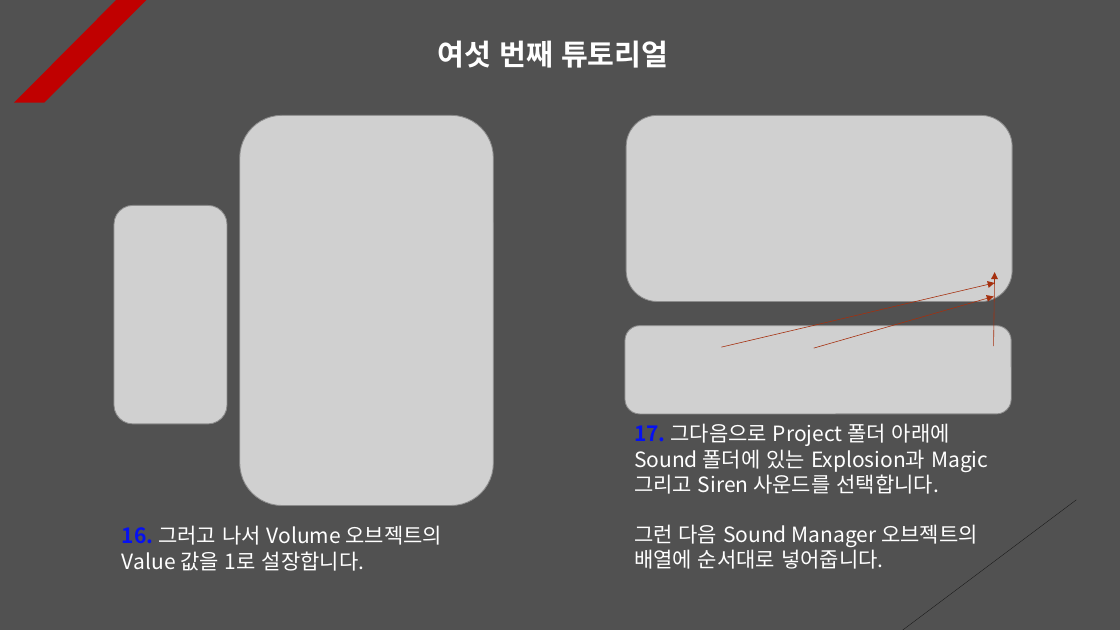
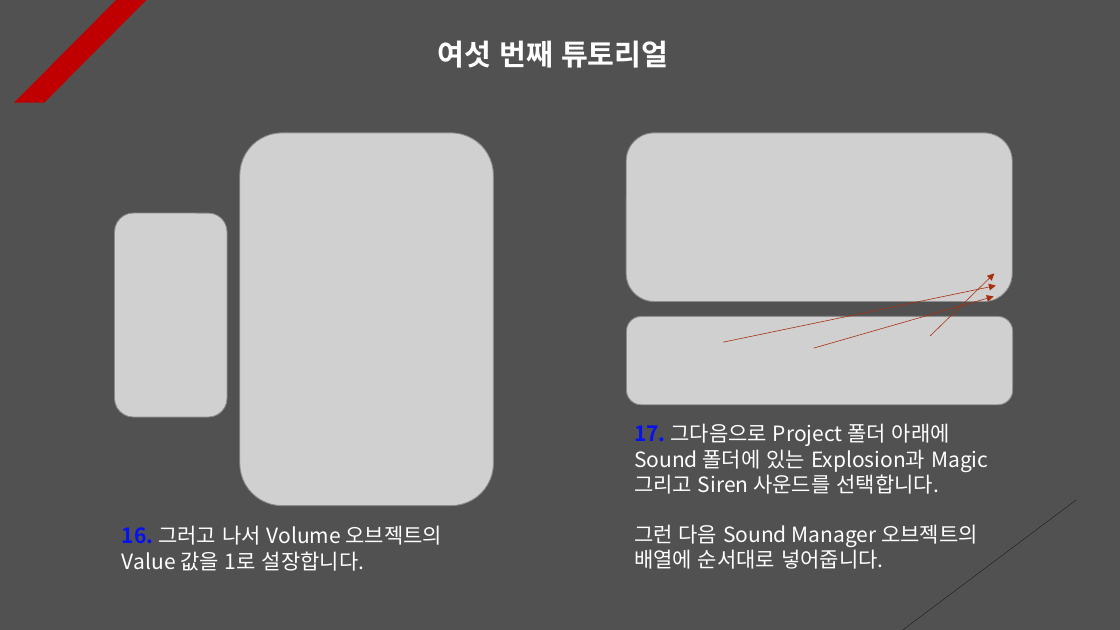
Before and after one commit to Unity2033/3D-UnityEngine, a slide deck: slide 7 of Assets/Class/Sound/PPT Data/Sound Example.pptx. Drawn at 1120x630 pixels with LibreOffice and Linux fonts; fonts in the diff are those of the drawing; grey boxes stand for pictures. Boxes give left, top, right and bottom in pixels: in the first picture for what was removed or moved away, otherwise in the second. Text is boxed around its words. In the diff, an @@ line names an element or a change of style, - is before the commit and + after.

```diff
--- a/Assets/Class/Sound/PPT Data/Sound Example.pptx
+++ b/Assets/Class/Sound/PPT Data/Sound Example.pptx
@@ picture: place and size @@
-picture at [239, 115, 493, 506]
+picture at [239, 133, 493, 506]
@@ picture: place and size @@
-picture at [626, 115, 1012, 302]
+picture at [626, 133, 1012, 302]
@@ picture: place and size @@
-picture at [114, 206, 228, 424]
+picture at [114, 213, 227, 418]
@@ arrow moved from (722, 347) - (995, 283) to (723, 342) - (996, 286) @@
@@ arrow moved from (994, 346) - (995, 272) to (930, 336) - (995, 273) @@
@@ picture: place and size @@
-picture at [625, 326, 1012, 414]
+picture at [627, 317, 1013, 405]
```
Also in this commit, not shown: 10 other slides changed, 35 other files.
